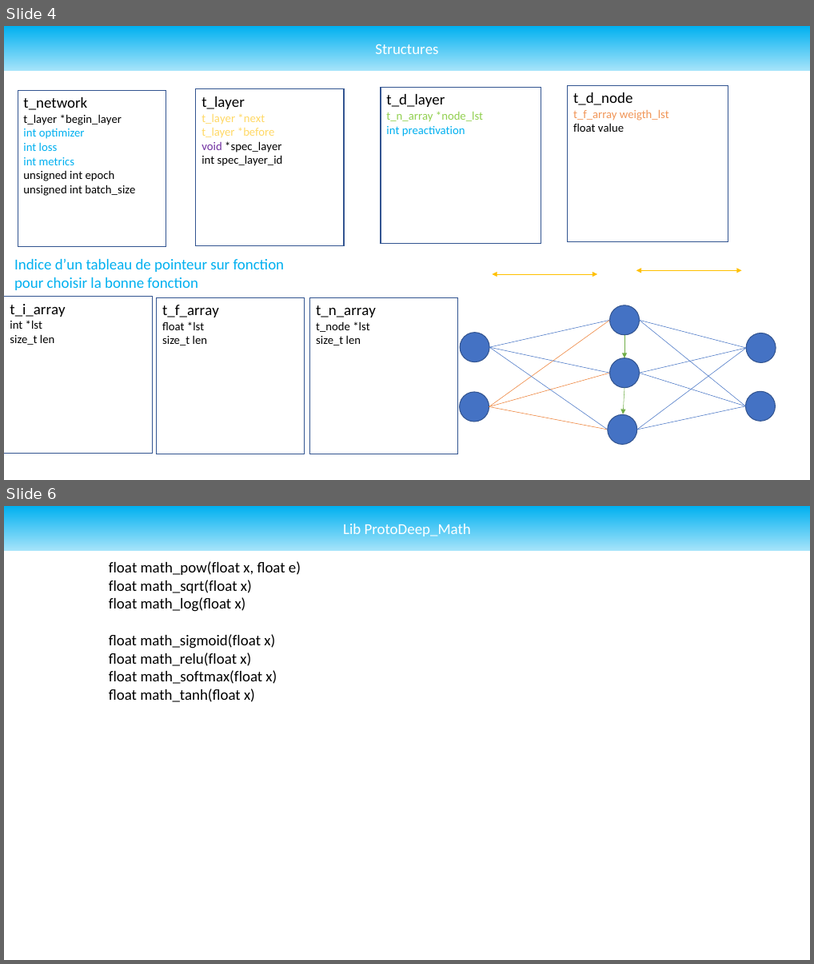
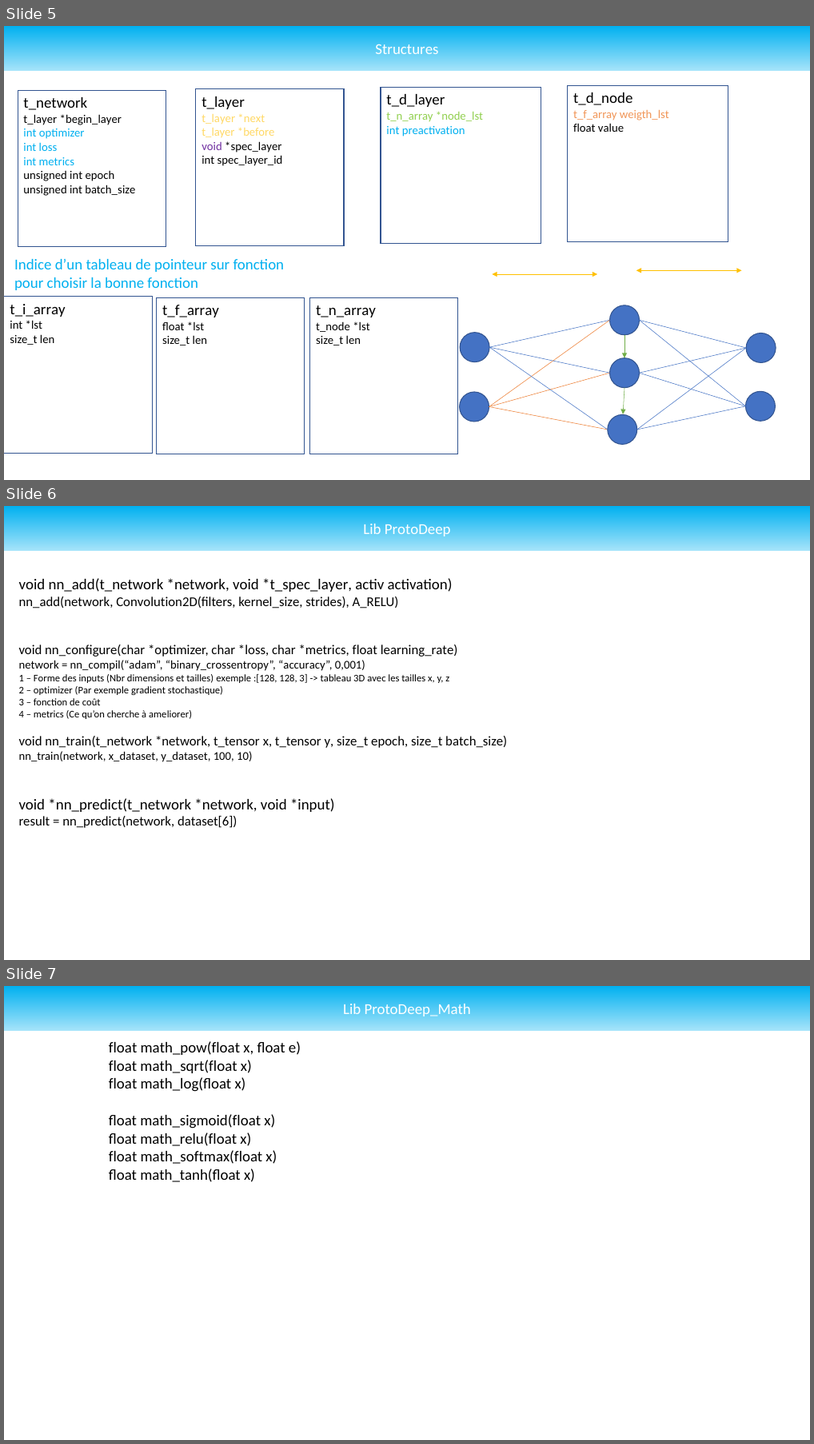
Before and after one commit to Undefined-Team/ProtoDeep-old, a slide deck: Docs/Draft/Draft_Struct.pptx. Shown one above the other, each under a label of ours: slides 4 and 6 before the commit, slides 5, 6 and 7 after it; the slides between them are not shown. The pictures are 814x964 and 814x1444 pixels, drawn with LibreOffice and Linux fonts; fonts in the diff are those of the drawing. Boxes give left, top, right and bottom in pixels: in the first picture for what was removed or moved away, otherwise in the second. Text is boxed around its words. In the diff, an @@ line names an element or a change of style, - is before the commit and + after.

```diff
--- a/Docs/Draft/Draft_Struct.pptx
+++ b/Docs/Draft/Draft_Struct.pptx
@@ slide 6 added at (x1=4, y1=506, x2=810, y2=960), background #FFFFFF @@
@@ rectangle added at (x1=4, y1=506, x2=810, y2=551), fill gradient #00B0F0 to #A6E4FA, 18 pt, text #FFFFFF @@
+Lib ProtoDeep
@@ text added at (x1=19, y1=578, x2=507, y2=828), 16 pt, text #000000 @@
+void nn_add(t_network *network, void *t_spec_layer, activ activation)
+nn_add(network, Convolution2D(filters, kernel_size, strides), A_RELU)
+void nn_configure(char *optimizer, char *loss, char *metrics, float learning_rate)
+network = nn_compil(“adam”, “binary_crossentropy”, “accuracy”, 0,001)
+1 – Forme des inputs (Nbr dimensions et tailles) exemple :[128, 128, 3] -> tableau 3D avec les tailles x, y, z
+2 – optimizer (Par exemple gradient stochastique)
+3 – fonction de coût
+4 – metrics (Ce qu’on cherche à ameliorer)
+void nn_train(t_network *network, t_tensor x, t_tensor y, size_t epoch, size_t batch_size)
+nn_train(network, x_dataset, y_dataset, 100, 10)
+void *nn_predict(t_network *network, void *input)
+result = nn_predict(network, dataset[6])
@@ what was slide 4 is now slide 5 @@
@@ what was slide 6 is now slide 7 @@
```
Also in this commit, not shown: 2 slides changed, 2 other files.
